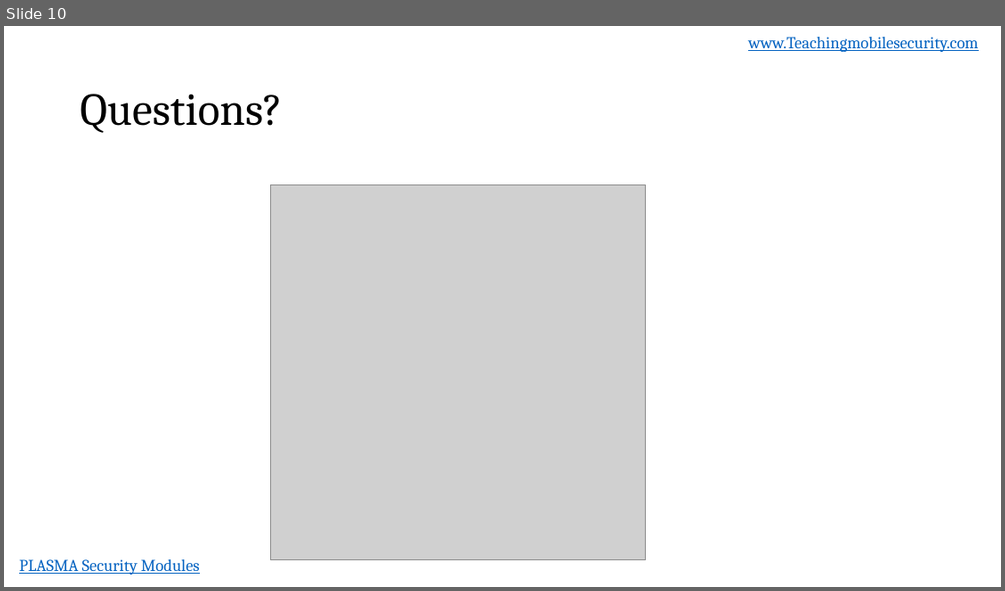
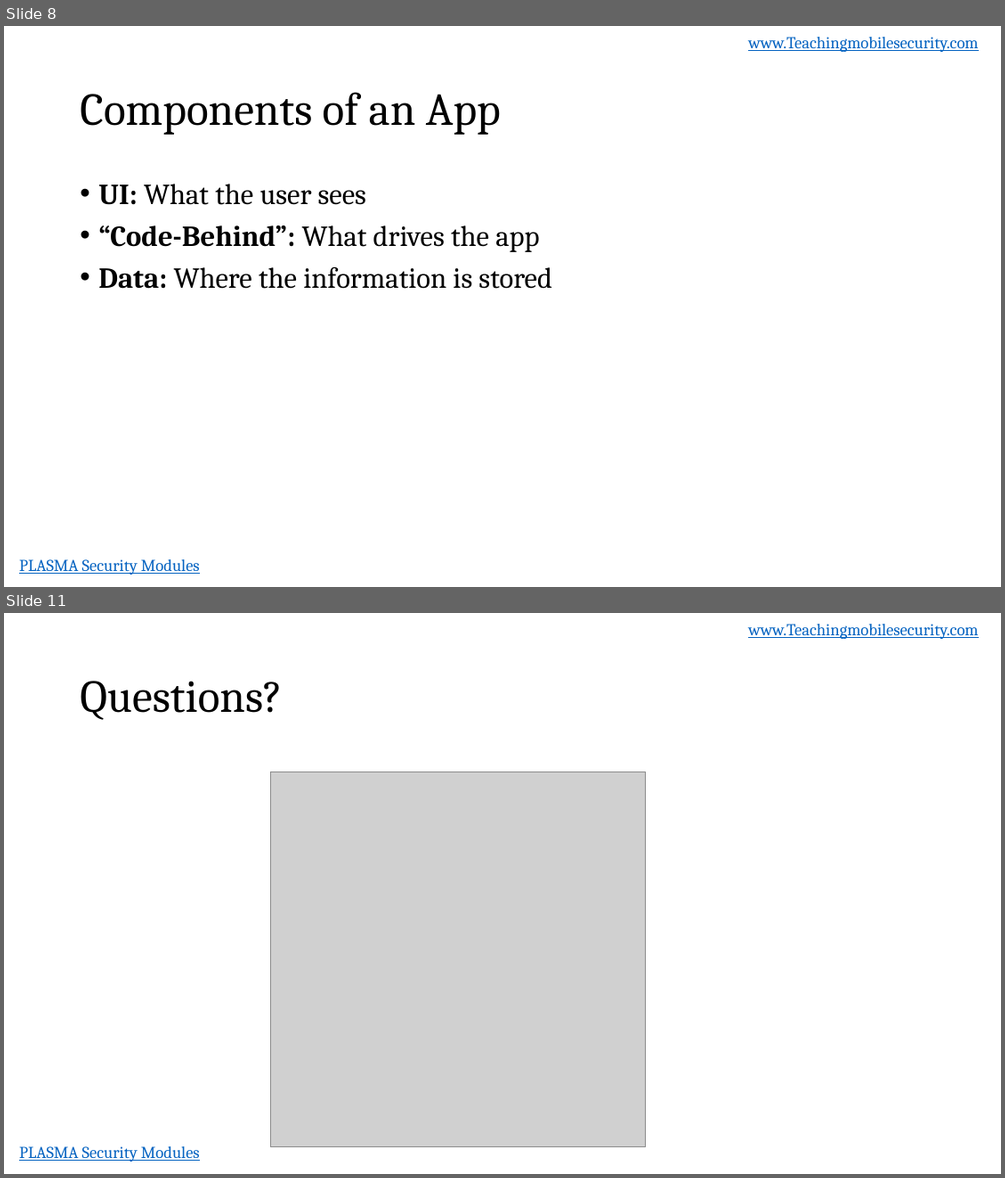
Before and after one commit to dan7800/VulnerableAndroidAppOracle, a slide deck: Vulnerabilities/AndroidIntro/AndroidIntroduction.pptx. Shown one above the other, each under a label of ours: slide 10 before the commit, slides 8 and 11 after it; the slides between them are not shown. The pictures are 1005x591 and 1005x1178 pixels, drawn with LibreOffice and Linux fonts; fonts in the diff are those of the drawing; grey boxes stand for pictures; background and template pictures are left out. Boxes give left, top, right and bottom in pixels: in the first picture for what was removed or moved away, otherwise in the second. Text is boxed around its words. In the diff, an @@ line names an element or a change of style, - is before the commit and + after.

```diff
--- a/Vulnerabilities/AndroidIntro/AndroidIntroduction.pptx
+++ b/Vulnerabilities/AndroidIntro/AndroidIntroduction.pptx
@@ slide 8 added at [4, 26, 1001, 587], background #FFFFFF; not listed: 2 template elements that a slide beside it also shows @@
@@ title added at [80, 92, 501, 135], 44 pt, text #000000 @@
+Components of an App
@@ text added at [98, 184, 552, 289], 28 pt, text #000000 @@
+• UI: What the user sees
+• “Code-Behind”: What drives the app
+• Data: Where the information is stored
@@ what was slide 10 is now slide 11 @@
```
Also in this commit, not shown: 2 slides changed, 7 other slides added, 7 slides removed.
